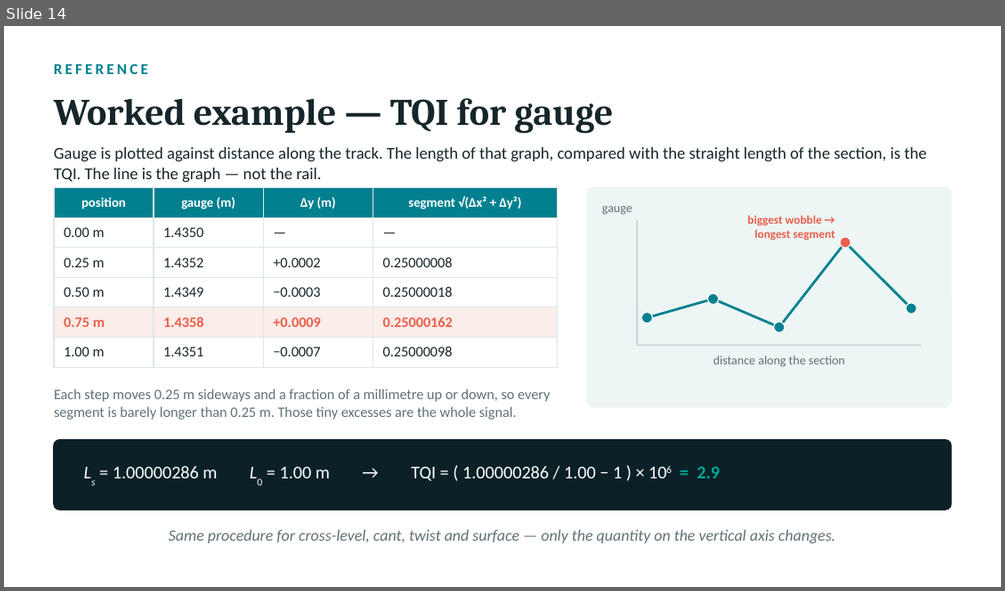
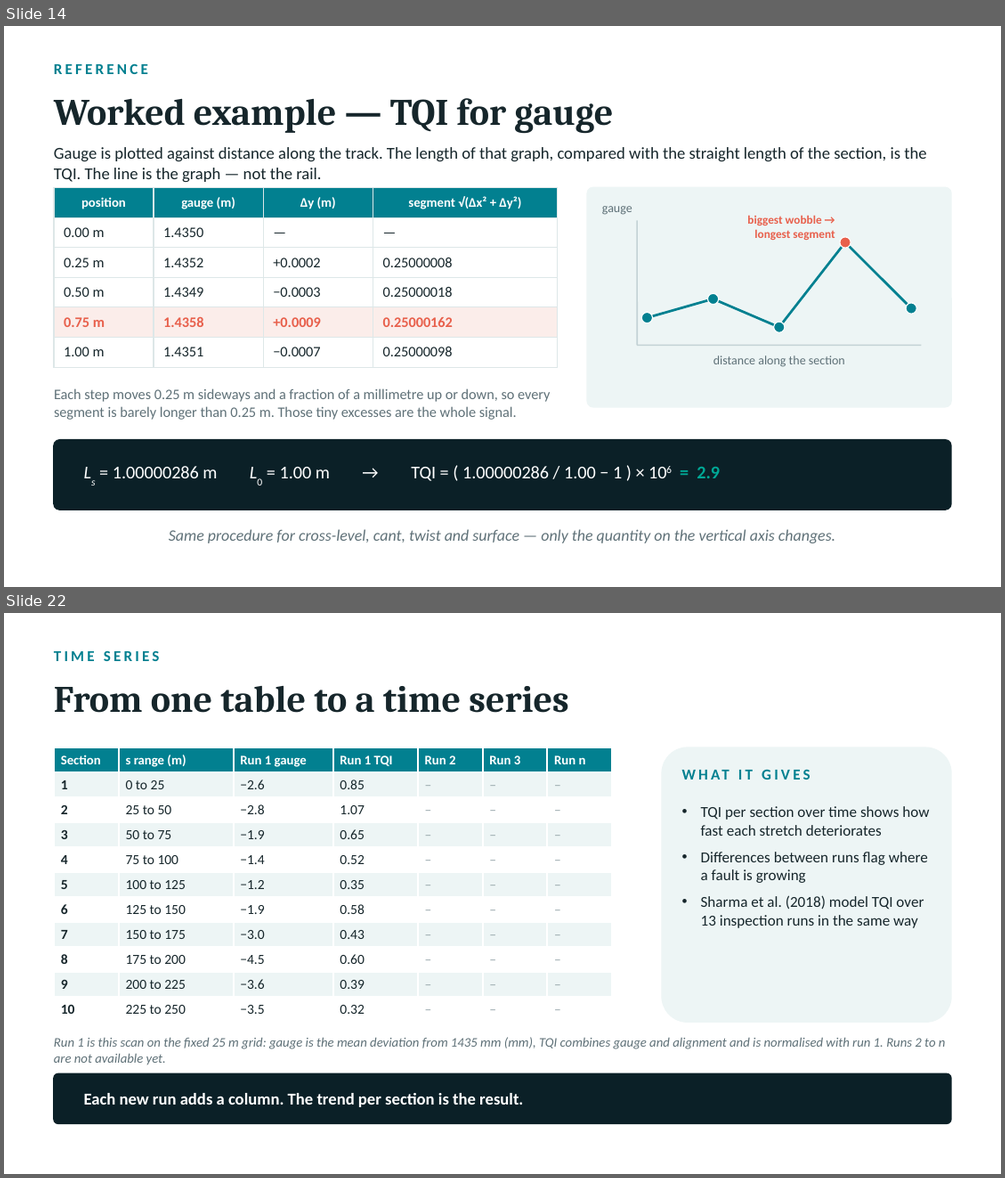
Before and after one commit to viktormm/D7016B-IAI-eMaintenance-Part-2, a slide deck: D7016B_Demo1_Viktor_Lindberg.pptx. Shown one above the other, each under a label of ours: slide 14 before the commit, slides 14 and 22 after it; the slides between them are not shown. The pictures are 1005x591 and 1005x1178 pixels, drawn with LibreOffice and Linux fonts; fonts in the diff are those of the drawing. Boxes give left, top, right and bottom in pixels: in the first picture for what was removed or moved away, otherwise in the second. Text is boxed around its words. In the diff, an @@ line names an element or a change of style, - is before the commit and + after.

```diff
--- a/D7016B_Demo1_Viktor_Lindberg.pptx
+++ b/D7016B_Demo1_Viktor_Lindberg.pptx
@@ slide 22 added at (4, 613, 1001, 1174), background #FFFFFF @@
@@ text added at (54, 650, 160, 661), 11 pt, text #028090, bold @@
+TIME SERIES
@@ text added at (54, 686, 568, 713), 27 pt, text #16262B, bold @@
+From one table to a time series
@@ table added at (54, 747, 612, 1022), 11 rows, 7 columns @@
+Section | s range (m) | Run 1 gauge | Run 1 TQI | Run 2 | Run 3 | Run n
+1 | 0 to 25 | −2.6 | 0.85 | – | – | –
+2 | 25 to 50 | −2.8 | 1.07 | – | – | –
+3 | 50 to 75 | −1.9 | 0.65 | – | – | –
+4 | 75 to 100 | −1.4 | 0.52 | – | – | –
+5 | 100 to 125 | −1.2 | 0.35 | – | – | –
+6 | 125 to 150 | −1.9 | 0.58 | – | – | –
+7 | 150 to 175 | −3.0 | 0.43 | – | – | –
+8 | 175 to 200 | −4.5 | 0.60 | – | – | –
+9 | 200 to 225 | −3.6 | 0.39 | – | – | –
+10 | 225 to 250 | −3.5 | 0.32 | – | – | –
@@ rounded rectangle added at (662, 747, 951, 1022), fill #EDF5F5, outline #EDF5F5 1 pt @@
@@ text added at (682, 764, 931, 789), 11 pt, text #028090, bold @@
+WHAT IT GIVES
@@ text added at (701, 806, 929, 928), 11 pt, text #16262B @@
+• TQI per section over time shows how fast each stretch deteriorates
+• Differences between runs flag where a fault is growing
+• Sharma et al. (2018) model TQI over 13 inspection runs in the same way
@@ text added at (54, 1037, 946, 1064), 9.5 pt, text #5F7178, italic @@
+Run 1 is this scan on the fixed 25 m grid: gauge is the mean deviation from 1435 mm (mm), TQI combines gauge and alignment and is normalised with run 1. Runs 2 to n are not available yet.
@@ rounded rectangle added at (54, 1073, 951, 1123), fill #0B2027, outline #0B2027 1 pt @@
@@ text added at (84, 1093, 523, 1107), 12 pt, text #FFFFFF, bold @@
+Each new run adds a column. The trend per section is the result.
```
Also in this commit, not shown: 9 other slides added, 26 other files.
